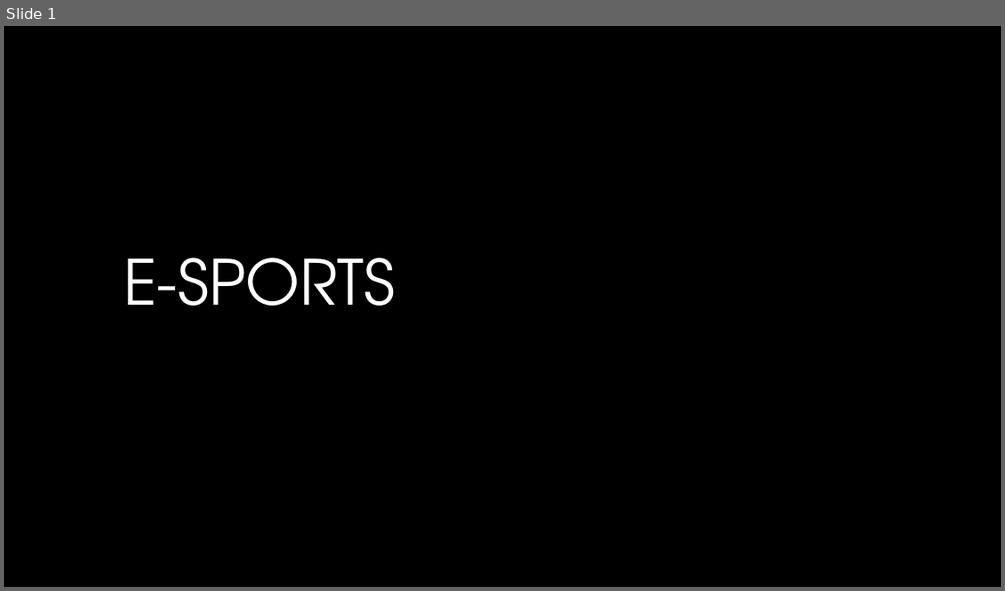
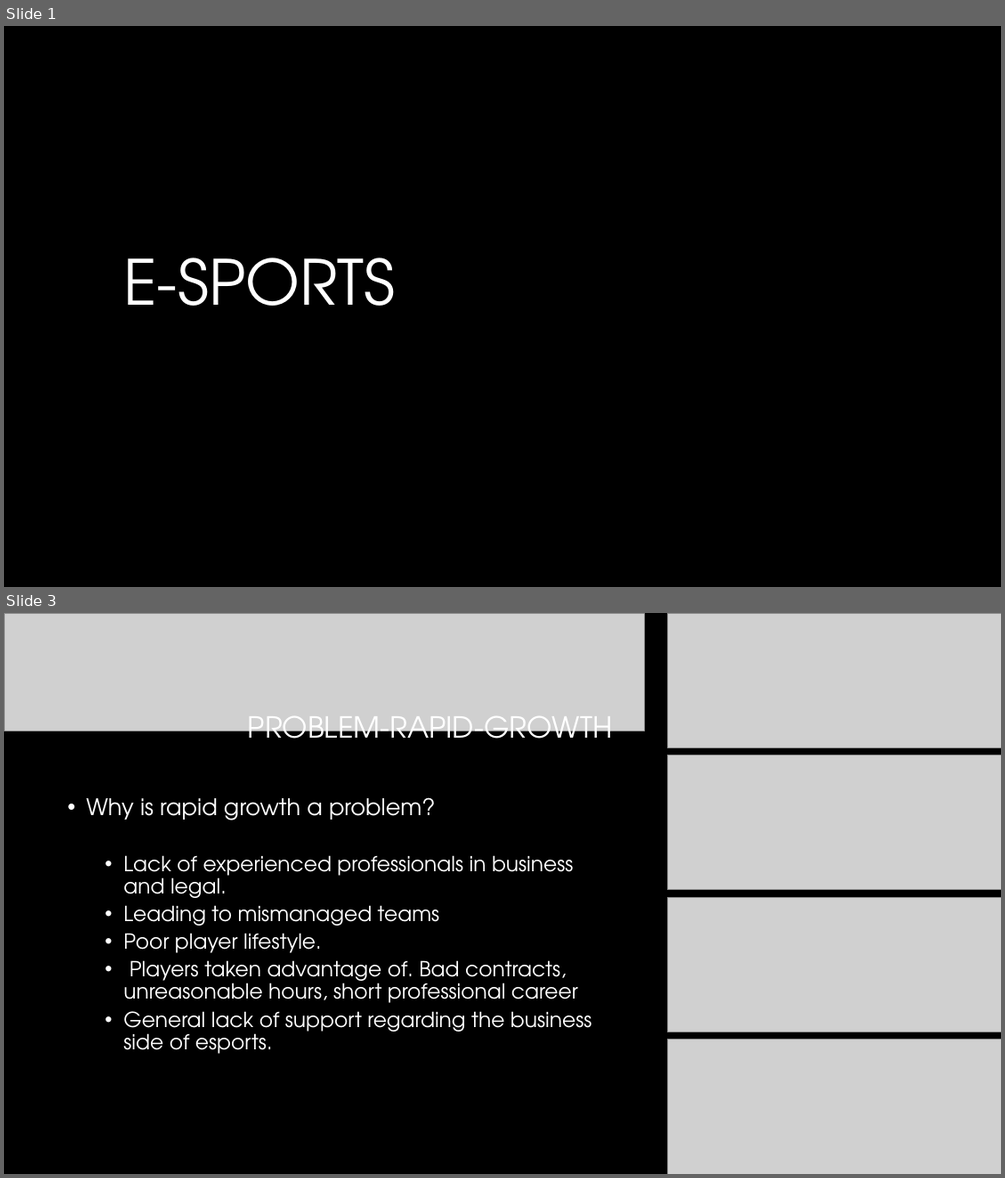
Before and after one commit to vinceleg/lab04_repo, a slide deck: dtc_team16_pitch_presentation.pptx. Shown one above the other, each under a label of ours: slide 1 before the commit, slides 1 and 3 after it; the slides between them are not shown. The pictures are 1005x591 and 1005x1178 pixels, drawn with LibreOffice and Linux fonts; fonts in the diff are those of the drawing; grey boxes stand for pictures; background and template pictures are left out. Boxes give left, top, right and bottom in pixels: in the first picture for what was removed or moved away, otherwise in the second. Text is boxed around its words. In the diff, an @@ line names an element or a change of style, - is before the commit and + after.

Commit message:
did the problems part

```diff
--- a/dtc_team16_pitch_presentation.pptx
+++ b/dtc_team16_pitch_presentation.pptx
@@ slide 3 added at (4,613,1001,1174), background #000000 @@
@@ picture added at (4,613,644,731) @@
@@ picture added at (667,613,1001,747) @@
@@ title added at (248,716,613,752), 28 pt, text #FFFFFF @@
+PROBLEM-RAPID-GROWTH
@@ picture added at (667,755,1001,890) @@
@@ text added at (86,797,591,1054), 20 pt, text #FFFFFF @@
+• Why is rapid growth a problem?
+  • Lack of experienced professionals in business and legal.
+  • Leading to mismanaged teams
+  • Poor player lifestyle.
+  • Players taken advantage of. Bad contracts, unreasonable hours, short professional career
+  • General lack of support regarding the business side of esports.
@@ picture added at (667,897,1001,1032) @@
@@ picture added at (667,1039,1001,1174) @@
```
Also in this commit, not shown: 5 other slides added, 1 slide removed.
